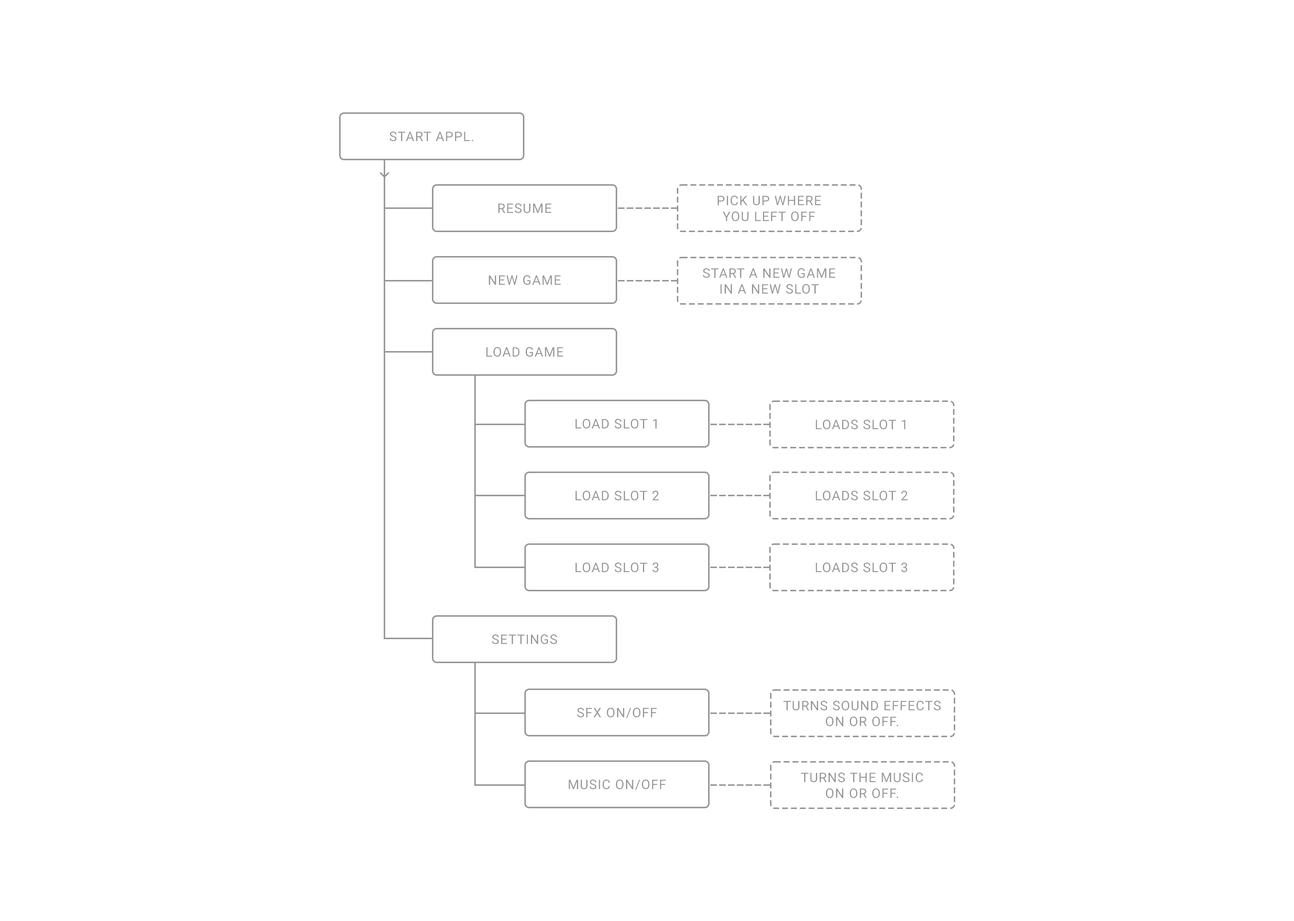
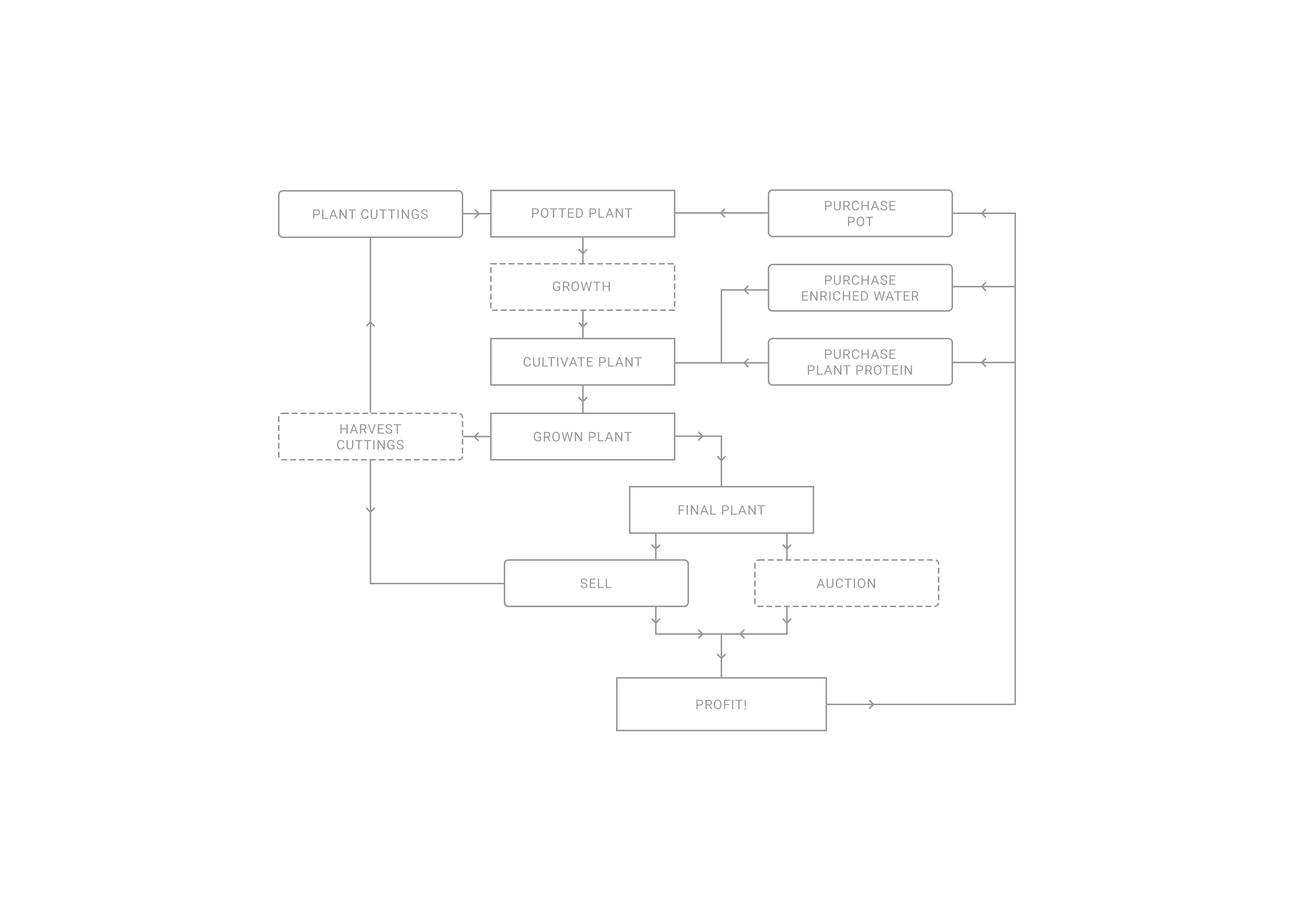
Layered file, before and after one edit (1294×921). Changes by layer:
hid group "Menu flow" (58 layers) over [339, 112, 956, 809]
painted on "Rectangle 1 copy 30" (1st of 2, in "Menu flow" › "Group 3" › "Group 7") over [770, 764, 774, 808]
painted on "Rectangle 1 copy 29" over [770, 692, 774, 736]
painted on "Rectangle 1 copy 28" over [769, 543, 952, 590]
painted on "Rectangle 1 copy 27" over [769, 471, 952, 519]
painted on "Rectangle 1 copy 26" over [769, 400, 952, 448]
showed group "gameplay" (101 layers) over [278, 189, 1017, 731]
painted on "Rectangle 1 copy 5" (4th of 4, in "gameplay" › "Group 3" › "Group 7") over [278, 416, 464, 461]
painted on "Rectangle 1 copy 8" (2nd of 2, in "gameplay" › "Group 3" › "Group 7") over [754, 559, 938, 606]
